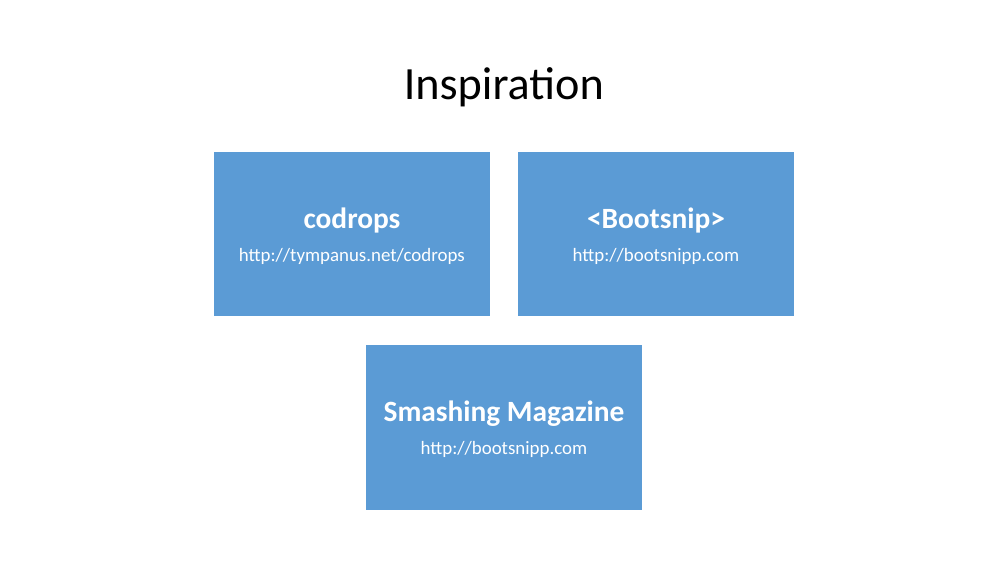
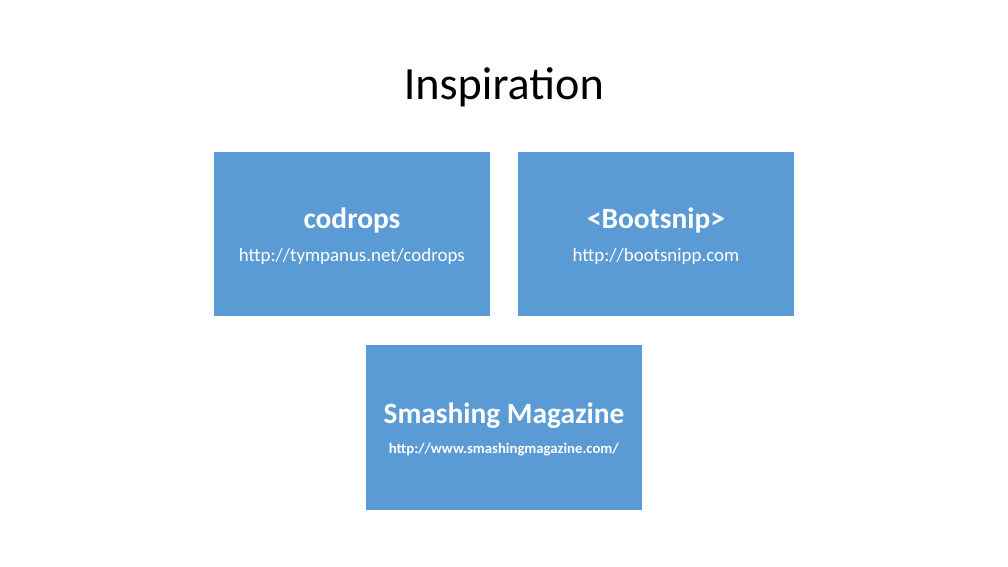
Before and after one commit to MattHoneycutt/NashDotNet-Nov2015, a slide deck: slide 31 of How to Build Beautiful Apps.pptx. Drawn at 1008x567 pixels with LibreOffice and Linux fonts; fonts in the diff are those of the drawing; background and template pictures are left out. Boxes give left, top, right and bottom in pixels: in the first picture for what was removed or moved away, otherwise in the second. Text is boxed around its words. In the diff, an @@ line names an element or a change of style, - is before the commit and + after.

```diff
--- a/How to Build Beautiful Apps.pptx
+++ b/How to Build Beautiful Apps.pptx
@@ text at box(389, 442, 619, 456): text changed; size 18 to 14 pt; bold on @@
-http://bootsnipp.com
+http://www.smashingmagazine.com/
```
Also in this commit, not shown: 3 other slides changed.
